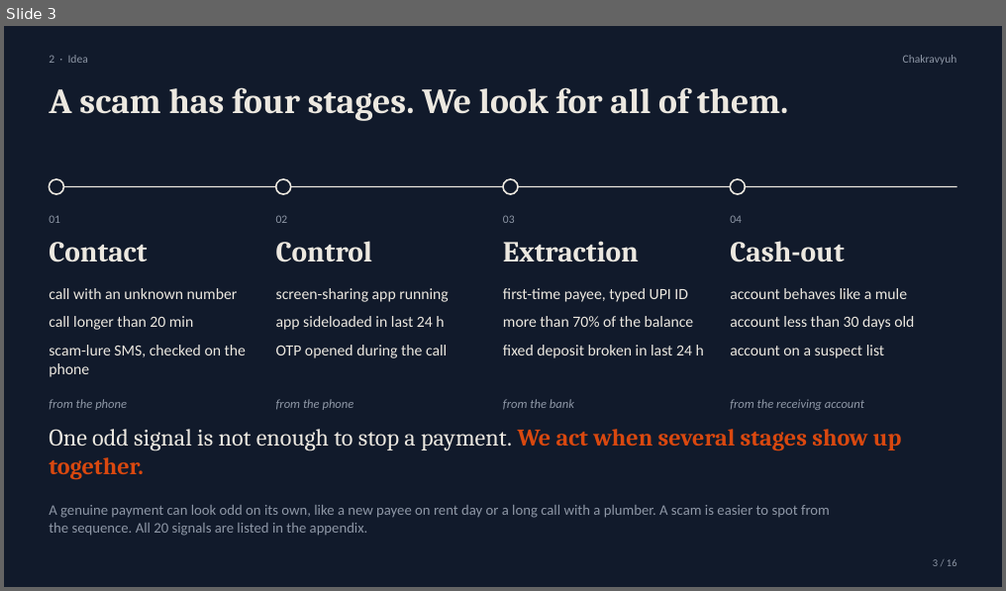
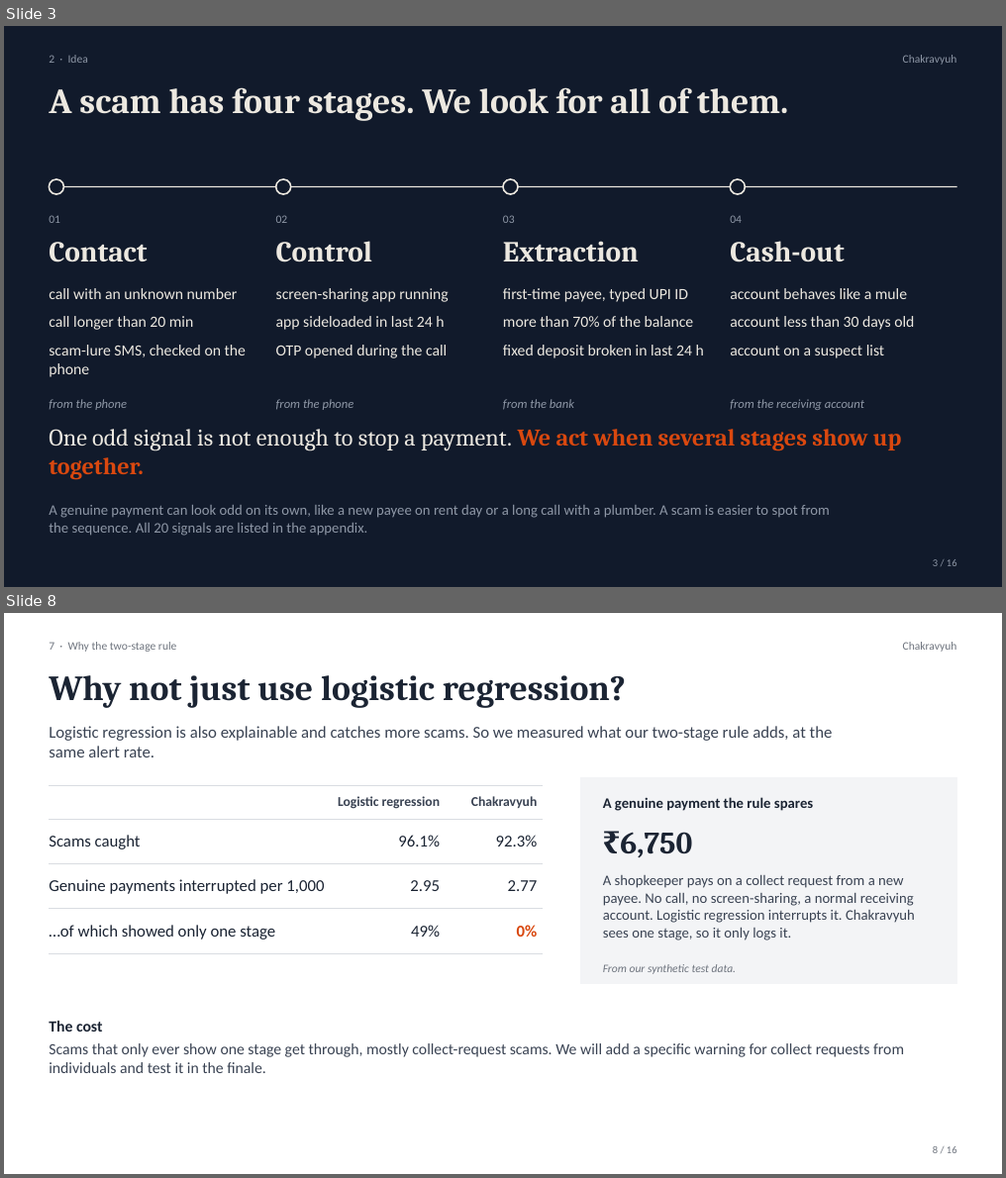
Before and after one commit to MathewsV-Manoj/Amazon-x-IITD, a slide deck: submission/ppt/Chakravyuh_RAKSHAM_Round1.pptx. Shown one above the other, each under a label of ours: slide 3 before the commit, slides 3 and 8 after it; the slides between them are not shown. The pictures are 1006x591 and 1006x1178 pixels, drawn with LibreOffice and Linux fonts; fonts in the diff are those of the drawing. Boxes give left, top, right and bottom in pixels: in the first picture for what was removed or moved away, otherwise in the second. Text is boxed around its words. In the diff, an @@ line names an element or a change of style, - is before the commit and + after.

```diff
--- a/submission/ppt/Chakravyuh_RAKSHAM_Round1.pptx
+++ b/submission/ppt/Chakravyuh_RAKSHAM_Round1.pptx
@@ slide 8 added at box(4, 613, 1002, 1174), background #FFFFFF @@
@@ text added at box(49, 642, 176, 652), 11 pt, text #6E747E @@
+7 · Why the two-stage rule
@@ text added at box(903, 642, 957, 652), 11 pt, text #6E747E @@
+Chakravyuh
@@ text added at box(49, 675, 626, 708), 34 pt, text #1B2433, bold @@
+Why not just use logistic regression?
@@ text added at box(49, 726, 833, 758), 16 pt, text #3A4353 @@
+Logistic regression is also explainable and catches more scams. So we measured what our two-stage rule adds, at the same alert rate.
@@ table added at box(49, 785, 543, 944), 4 rows, 3 columns @@
+ | Logistic regression | Chakravyuh
+Scams caught | 96.1% | 92.3%
+Genuine payments interrupted per 1,000 | 2.95 | 2.77
+…of which showed only one stage | 49% | 0%
@@ rectangle added at box(580, 777, 957, 983), fill #F3F4F6, outline #F3F4F6 1 pt @@
@@ text added at box(603, 797, 813, 811), 14 pt, text #1B2433, bold @@
+A genuine payment the rule spares
@@ text added at box(620, 832, 692, 858), 30 pt, text #1B2433, bold @@
+₹6,750
@@ text added at box(603, 875, 915, 941), 14 pt, text #3A4353 @@
+A shopkeeper pays on a collect request from a new payee. No call, no screen-sharing, a normal receiving account. Logistic regression interrupts it. Chakravyuh sees one stage, so it only logs it.
@@ text added at box(603, 964, 736, 974), 11 pt, text #6E747E, italic @@
+From our synthetic test data.
@@ text added at box(49, 1021, 103, 1032), 15 pt, text #1B2433, bold @@
+The cost
@@ text added at box(49, 1044, 904, 1073), 15 pt, text #3A4353 @@
+Scams that only ever show one stage get through, mostly collect-request scams. We will add a specific warning for collect requests from individuals and test it in the finale.
@@ text added at box(933, 1147, 957, 1154), 10 pt, text #6E747E @@
+8 / 16
```
Also in this commit, not shown: 9 slides changed, 3 other slides added, 4 slides removed, 7 other files.
